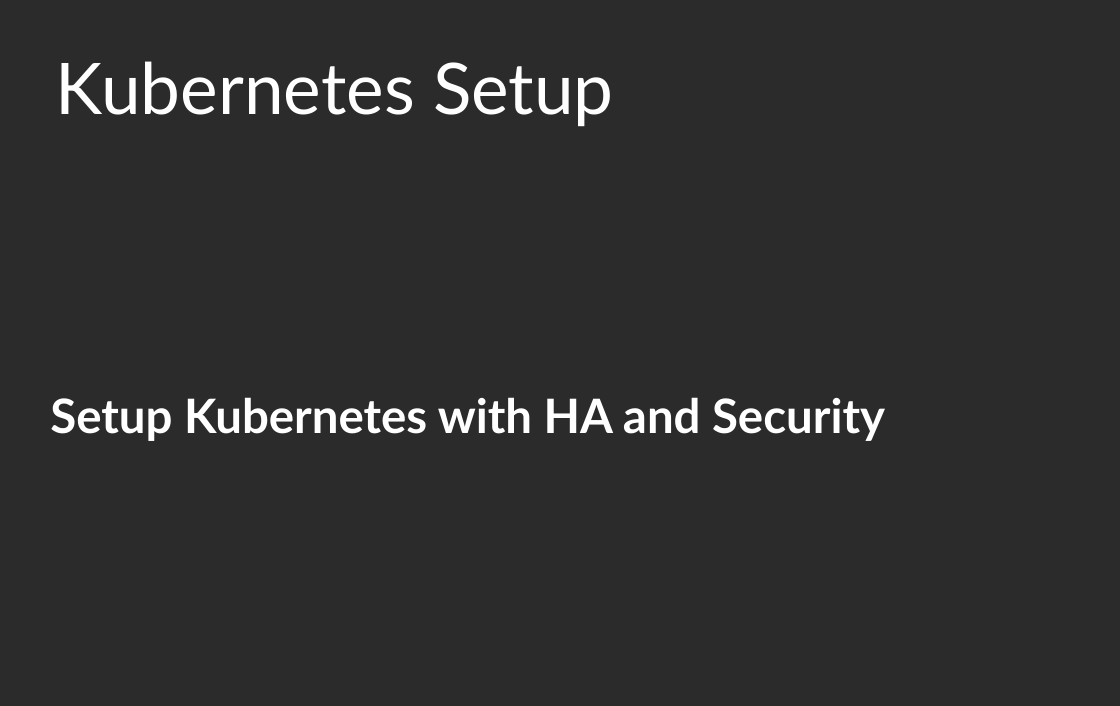
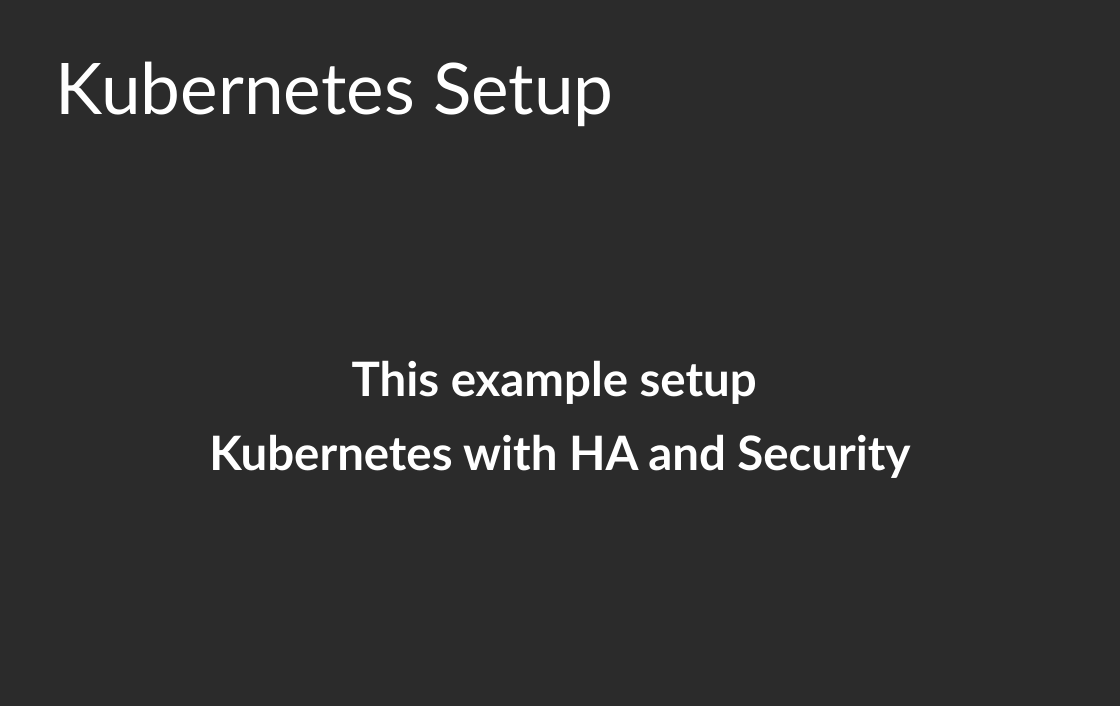
Before and after one commit to floriankammermann/kubernetes-presentation, a slide deck: slide 24 of kubernetes_presentation.odp (slide 25 before the commit). Drawn at 1120x706 pixels with LibreOffice and Linux fonts; fonts in the diff are those of the drawing; background and template pictures are left out; a plain dark background stands for a picture behind light text. Boxes give left, top, right and bottom in pixels: in the first picture for what was removed or moved away, otherwise in the second. Text is boxed around its words. In the diff, an @@ line names an element or a change of style, - is before the commit and + after.

```diff
--- a/kubernetes_presentation.odp
+++ b/kubernetes_presentation.odp
@@ text at box(209, 360, 910, 478): text changed @@
-Setup Kubernetes with HA and Security
+This example setup
+Kubernetes with HA and Security
```
Also in this commit, not shown: 13 other slides changed, 2 slides removed.
